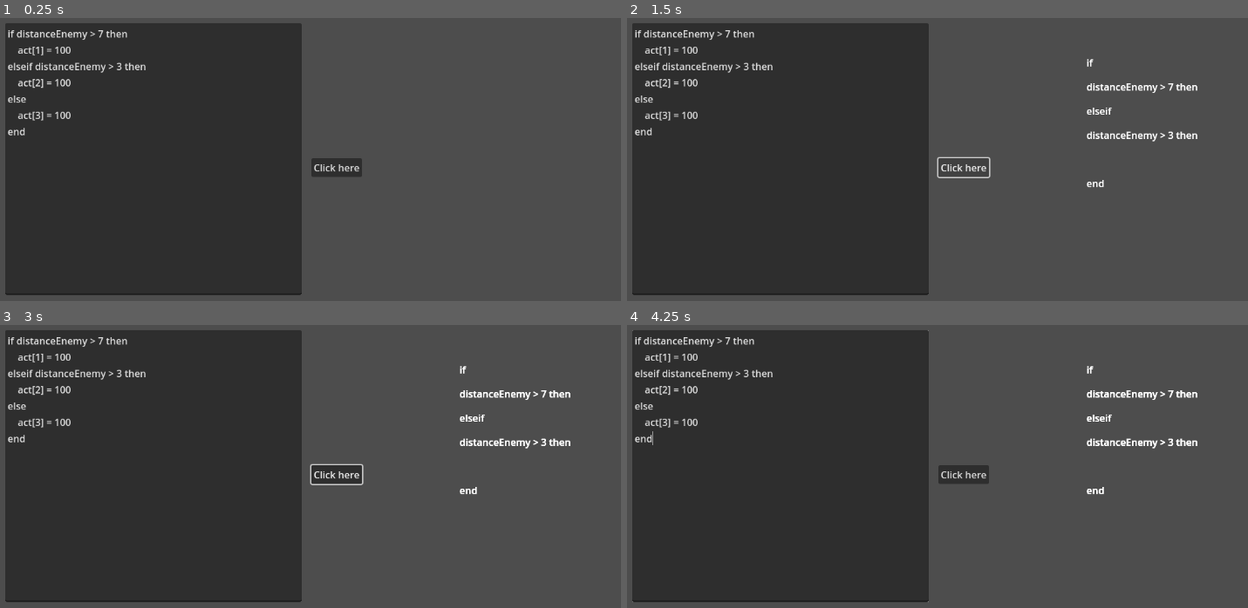
Above: before the commit, frames 1-4 (two rows, left to right).
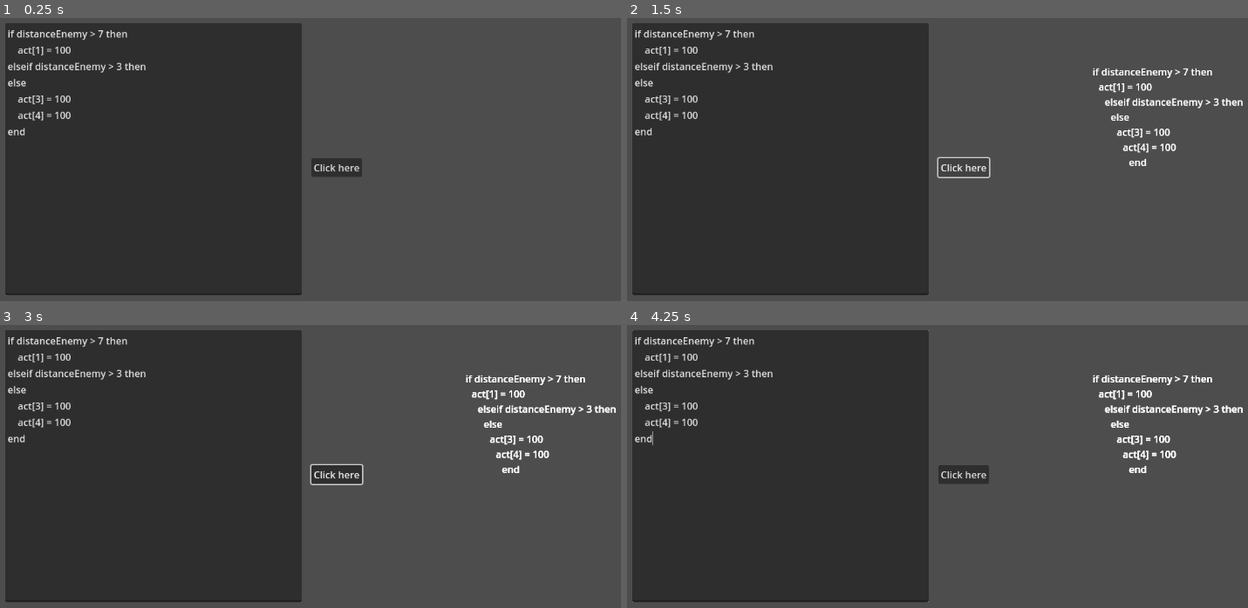
Above: after the commit, the same moments.

Repository: Ionian-SR/Behavior-Tree-Visualization
Game: Godot game, scene res://src/scenes/main.tscn
Two runs of this game, one before a commit and one after it. Both use one fixed random seed, a clock stepped at 60 frames per second and the inputs below.
Inputs (mouse positions are in pixels of both pictures, inside the frame that each line leads up to):
- Up to frame 1 (0.25 s): no input
- Up to frame 2 (1.5 s): click "Click here" at 0.5 s; click "Click here" at 1.25 s
- Up to frame 3 (3 s): click "Click here" at 2 s; tap Enter (ui_accept) at 2.75 s; move the mouse to (478, 472) at 2.77 s; click (478, 472) at 2.92 s
- Up to frame 4 (4.25 s): tap Enter (ui_accept) at 3.02, 3.5 s; drag from (813, 511) to (918, 571) at 3.52 s

The runs differ from the first frame. In frame 1, 0.3% of the frame differs, in the area x 1-12%, y 21-36%; in frame 2, 1.9%; in frame 3, 1.9%; in frame 4, 2.0%, in the area x 1-100%, y 14-60%.

Commit message:
Improved parser, doesn't work with nested if statements but works with everything else afaik

Diff:
--- a/src/assets/scripts/parser.gd
+++ b/src/assets/scripts/parser.gd
@@ -15,59 +15,72 @@
 	#	Iterate through all lines
 	var node_x: int = 800
 	var node_y: int = 100
+	var is_read_action: int = 0
 	for line: String in lines:
 		#	Split text within line into tokens with white space
 		var tokens := line.split(" ", false)
 		#	Instantiate flag for parser to know when condition is being read
 		#	SCUFFED
 		var is_read_condition: int = 0
-		var is_read_action: int = 0
 		var condition_line: Array[String]
 		var action_line: Array[String]
+
+		#	Instantiate BTNode
+		var bt_node: BTNode = bt_node_packed.instantiate()
+		var bt_label = bt_node.get_node("Label")
+
 		#	Iterate through the tokens
 		for i in range(tokens.size()):
-			#	Visually shift nodes
-			node_y += 10
 			var token: String = tokens[i]
-			var not_sig_token = (token != END and token != ELSE and token != ELSEIF and token != IF)
-			#	Instantiate BTNode
-			var bt_node: BTNode = bt_node_packed.instantiate()
-			var bt_label = bt_node.get_node("Label")
-
+			print("Reading:" + token)
 			#	Read conditions until met with THEN
 			if is_read_condition == 1 and token != THEN:
 				condition_line.append(token)
-			elif is_read_action == 1:
-				if not_sig_token:
+			elif is_read_action == 1 and not token in [IF, ELSEIF, END, ELSE]:
+				if not token in [IF, ELSEIF, END, ELSE]:
 					action_line.append(token)
-				else:
-					is_read_action = 0
-					bt_label.text = " ".join(action_line)
+					#print("Appending to action_line:", action_line)
+				if i == tokens.size() - 1:
+					if !condition_line.is_empty():
+						break
+					else:
+						bt_label.text = " ".join(action_line)
+				#if token in [IF, ELSEIF, END, ELSE]:
+					#is_read_action = 0  # ✅ Reset only after the full action has been captured
+					#print("stopped reading action")
+					#print(tokens)
+					#bt_label.text = " ".join(action_line)
 			elif token == IF:
 				#	Turn on flag to let parser know to start reading condition tokens
 				is_read_condition = 1
-				bt_label.text = IF
+				is_read_action = 0
+				condition_line.append(token)
+				#bt_label.text = IF
 				#print("Detected an IF statement at position:", line.find(IF))
 			elif token == THEN:
 				#	Turn off flag to let parser know to stop reading condition tokens
 				is_read_condition = 0
 				#	Turn on flag to start reading action tokens
 				is_read_action = 1
-				bt_label.text = " ".join(condition_line)
-				bt_label.text += " " + THEN
-				#print("Detected an THEN statement at position:", line.find(THEN))
+				bt_label.text = " ".join(condition_line) + " " + THEN
+				condition_line.clear()
 			elif token == ELSEIF:
-				bt_label.text = ELSEIF
+				condition_line.append(token)
 				is_read_condition = 1
+				is_read_action = 0
 				#print("Detected an ELSEIF statement at position:", line.find(ELSEIF))
+			elif token == ELSE:
+				bt_label.text = ELSE
+				is_read_condition = 0
+				is_read_action = 1
 			elif token == END:
 				bt_label.text = END
-				print("Detected an END statement at position:", line.find(END))
+				is_read_action = 0
+				#print("Detected an END statement at position:", line.find(END))
 			pass
-			#print(action_line)
-			bt_nodes.append(bt_node)
-			add_child(bt_node)
-			bt_node.set_position(Vector2(node_x, node_y))
-
-		if !condition_line.is_empty():
-			print(condition_line)
+		node_y += 25
+		node_x += 10
+		bt_nodes.append(bt_node)
+		add_child(bt_node)
+		bt_node.set_position(Vector2(node_x, node_y))
+		print("Node:" + bt_node.get_node("Label").text)
--- /dev/null
+++ b/src/scenes/label.gd
@@ -0,0 +1,21 @@
+extends Label
+
+var dragging = false
+var offset = Vector2.ZERO
+
+func _ready():
+	# Ensure this node captures mouse input.
+	set_mouse_filter(Control.MOUSE_FILTER_STOP)
+
+func _gui_input(event):
+	if event is InputEventMouseButton:
+		if event.button_index == MOUSE_BUTTON_LEFT:
+			if event.pressed:
+				dragging = true
+				# Save the offset from the label's top-left to the mouse position.
+				offset = event.position
+			else:
+				dragging = false
+	elif event is InputEventMouseMotion and dragging:
+		# Update the global position of the label based on the mouse movement.
+		global_position = event.global_position - offset
--- a/src/scenes/main.tscn
+++ b/src/scenes/main.tscn
@@ -29,9 +29,9 @@
 text = "if distanceEnemy > 7 then
 	act[1] = 100
 elseif distanceEnemy > 3 then
-	act[2] = 100
 else
 	act[3] = 100
+	act[4] = 100
 end"
 
 [node name="RichTextLabel" type="RichTextLabel" parent="."]
